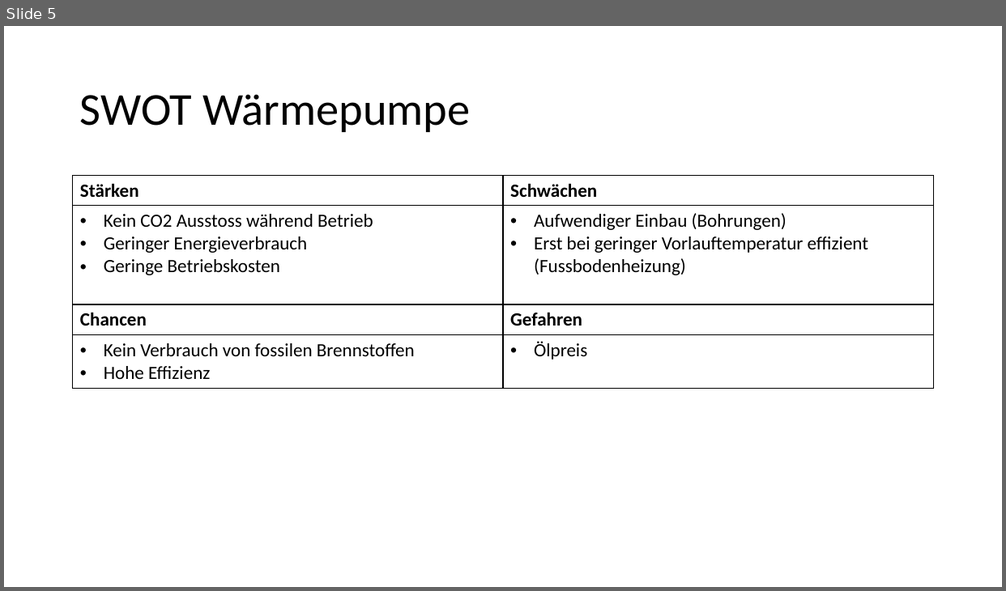
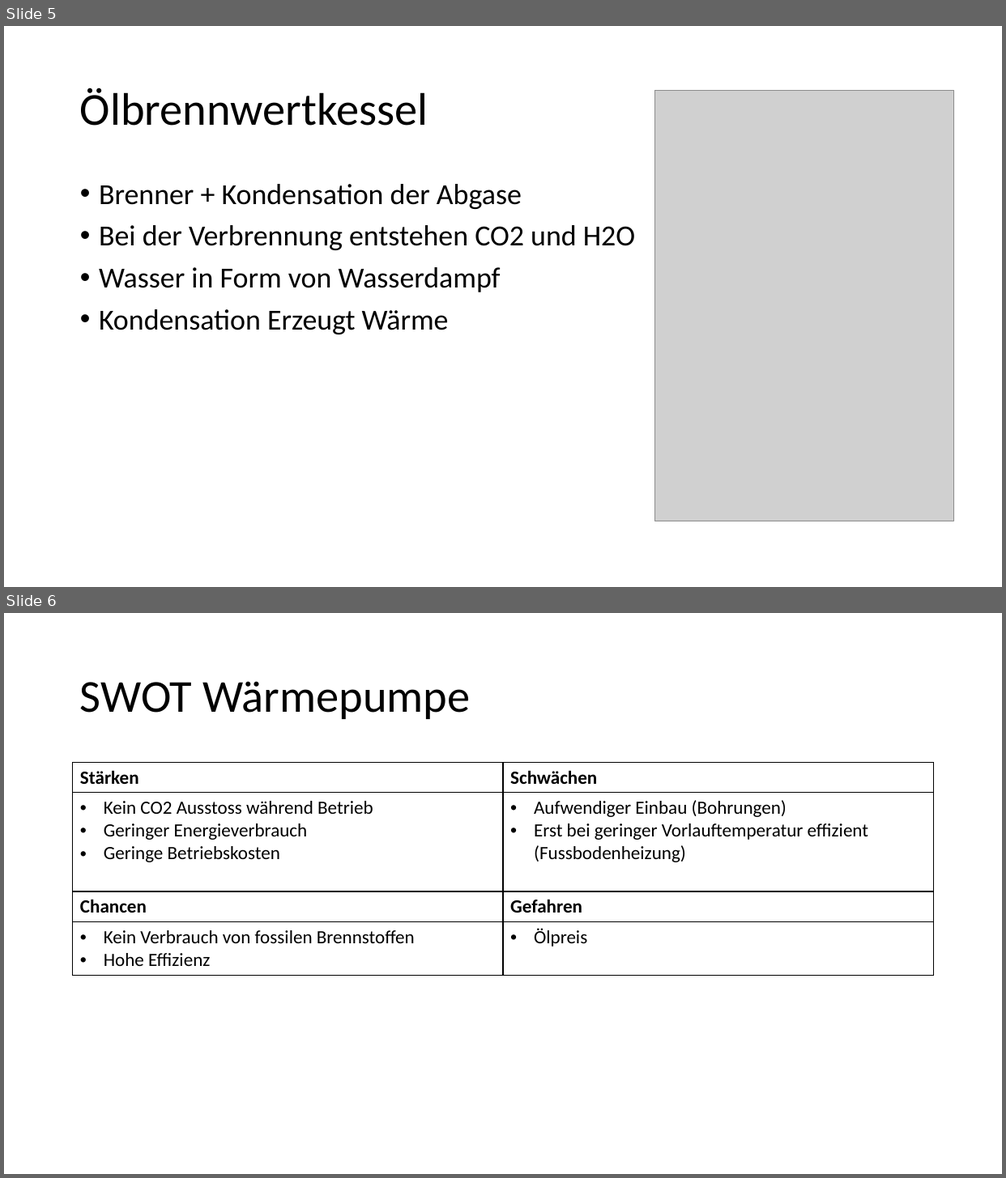
Before and after one commit to Gpas/nachhaltigkeit, a slide deck: presentation/Wärmepumpe.pptx. Shown one above the other, each under a label of ours: slide 5 before the commit, slides 5 and 6 after it. The pictures are 1006x591 and 1006x1178 pixels, drawn with LibreOffice and Linux fonts; fonts in the diff are those of the drawing; grey boxes stand for pictures. Boxes give left, top, right and bottom in pixels: in the first picture for what was removed or moved away, otherwise in the second. Text is boxed around its words. In the diff, an @@ line names an element or a change of style, - is before the commit and + after.

```diff
--- a/presentation/Wärmepumpe.pptx
+++ b/presentation/Wärmepumpe.pptx
@@ slide 5 added at [4,26,1002,587], background #FFFFFF @@
@@ title added at [80,88,428,126], 44 pt, text #000000 @@
+Ölbrennwertkessel
@@ picture added at [655,90,954,522] @@
@@ text added at [99,184,635,335], 28 pt, text #000000 @@
+• Brenner + Kondensation der Abgase
+• Bei der Verbrennung entstehen CO2 und H2O
+• Wasser in Form von Wasserdampf
+• Kondensation Erzeugt Wärme
@@ what was slide 5 is now slide 6 @@
```
Also in this commit, not shown: 3 other files.
